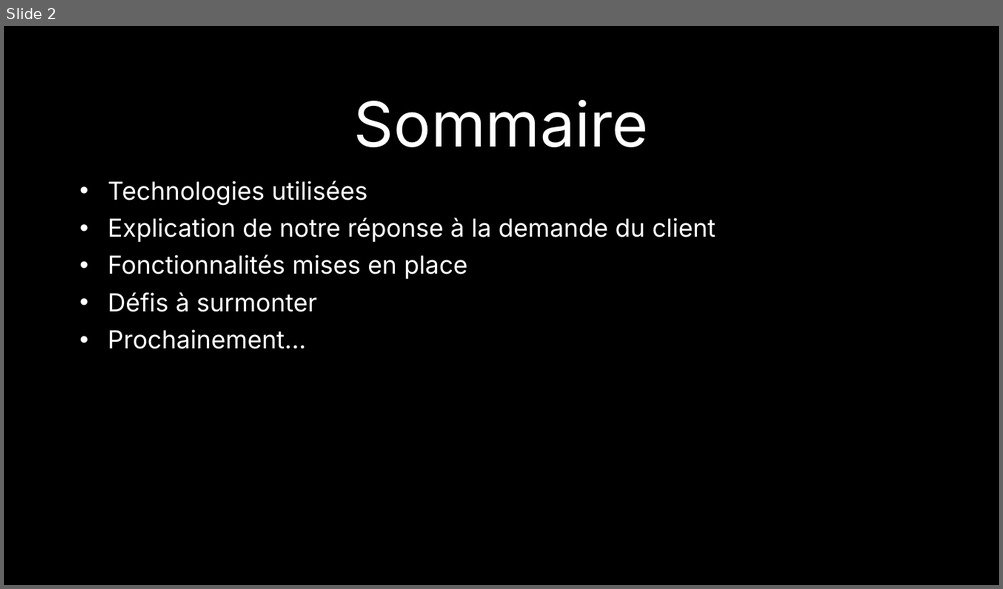
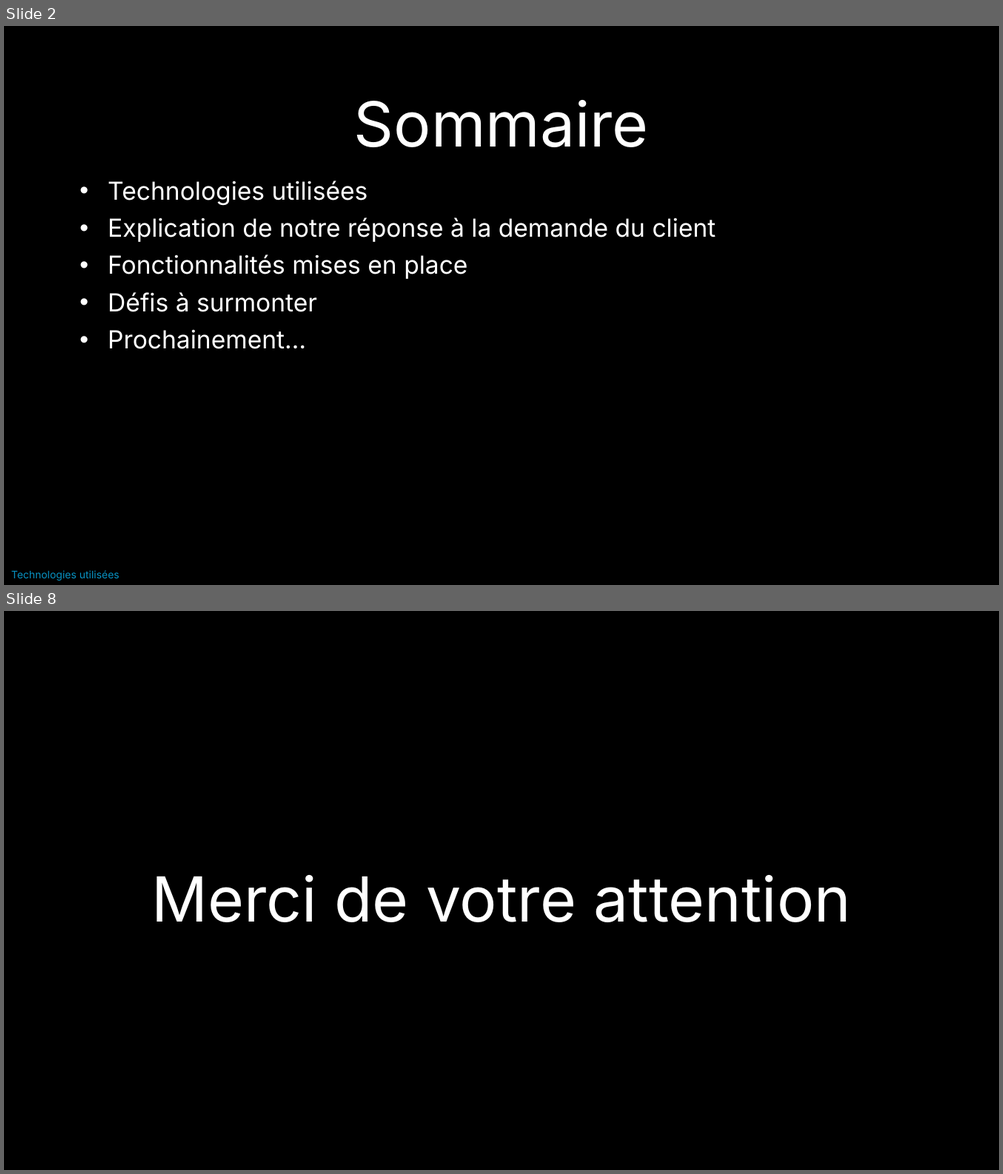
Before and after one commit to EDM115-org/Senescalade, a slide deck: Organisation/Rendus/Présentation Janvier 2024.pptx. Shown one above the other, each under a label of ours: slide 2 before the commit, slides 2 and 8 after it; the slides between them are not shown. The pictures are 1003x589 and 1003x1174 pixels, drawn with LibreOffice and Linux fonts; fonts in the diff are those of the drawing; background and template pictures are left out. Boxes give left, top, right and bottom in pixels: in the first picture for what was removed or moved away, otherwise in the second. Text is boxed around its words. In the diff, an @@ line names an element or a change of style, - is before the commit and + after.

```diff
--- a/Organisation/Rendus/Présentation Janvier 2024.pptx
+++ b/Organisation/Rendus/Présentation Janvier 2024.pptx
@@ slide 8 added at <box>4,611,999,1170</box>, background picture (left out) @@
@@ title added at <box>151,875,851,923</box>, 60 pt, text #FFFFFF @@
+Merci de votre attention
@@ slide 2 changed as well @@
@@ text added at <box>11,571,119,581</box>, 10 pt, text #0893C4 @@
+Technologies utilisées
```
Also in this commit, not shown: 4 other slides changed, 3 other slides added, 2 slides removed.
